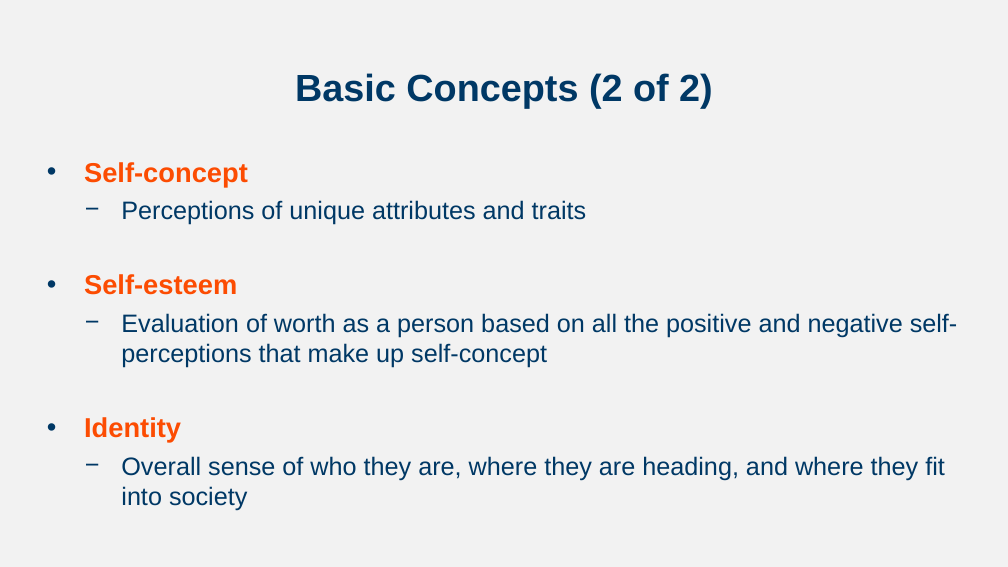
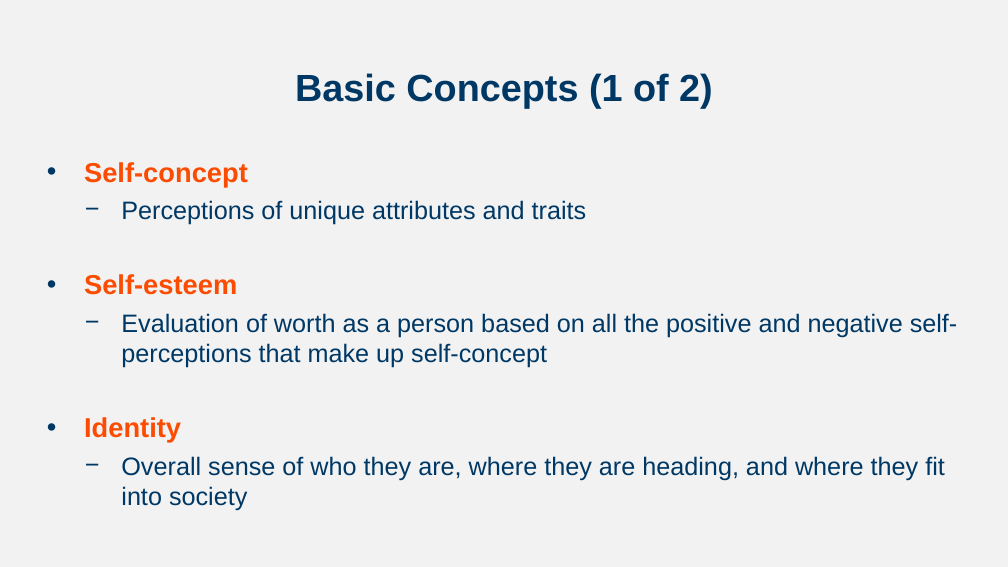
Before and after one commit to npm27/Teaching-Materials, a slide deck: slide 2 of Developmental Fall 23/Slides/Chapter 11.pptx (slide 3 before the commit). Drawn at 1008x567 pixels with LibreOffice and Linux fonts; fonts in the diff are those of the drawing. Boxes give left, top, right and bottom in pixels: in the first picture for what was removed or moved away, otherwise in the second. Text is boxed around its words. In the diff, an @@ line names an element or a change of style, - is before the commit and + after.

```diff
--- a/Developmental Fall 23/Slides/Chapter 11.pptx
+++ b/Developmental Fall 23/Slides/Chapter 11.pptx
@@ title at (x1=295, y1=73, x2=713, y2=108): text changed @@
-Basic Concepts (2 of 2)
+Basic Concepts (1 of 2)
```
Also in this commit, not shown: 4 other slides changed, 2 slides added, 3 slides removed.
